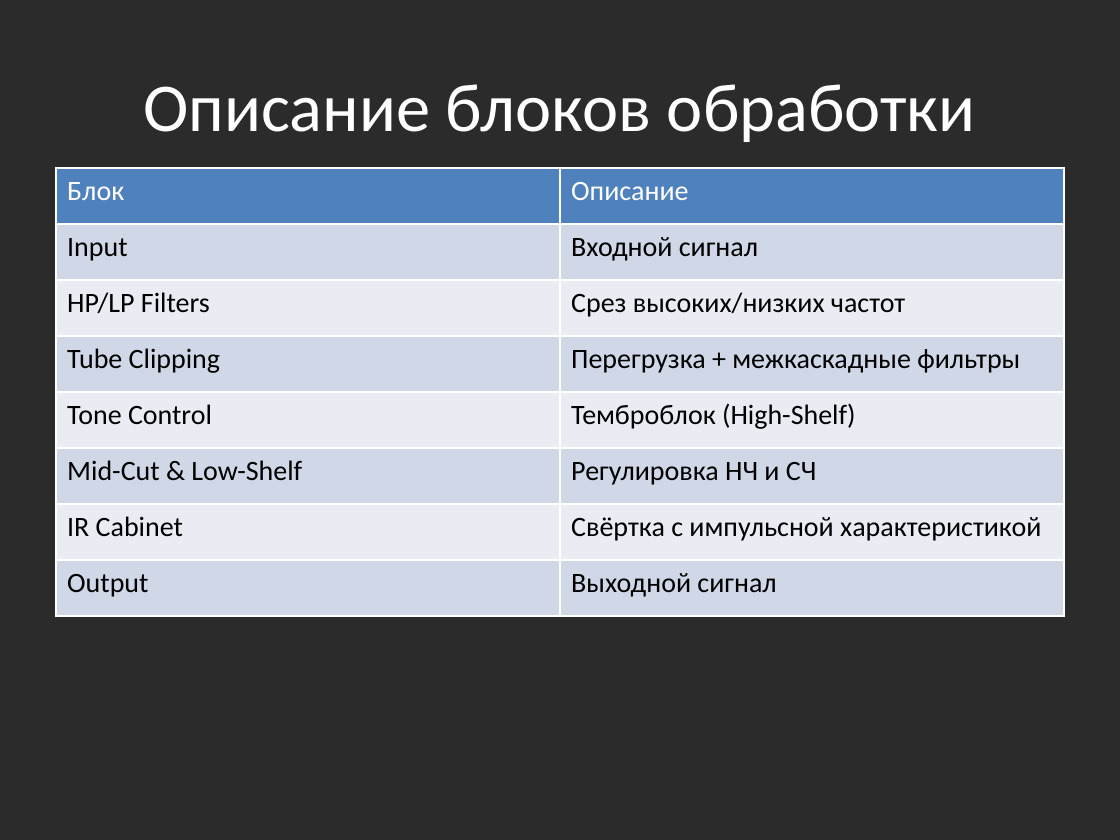
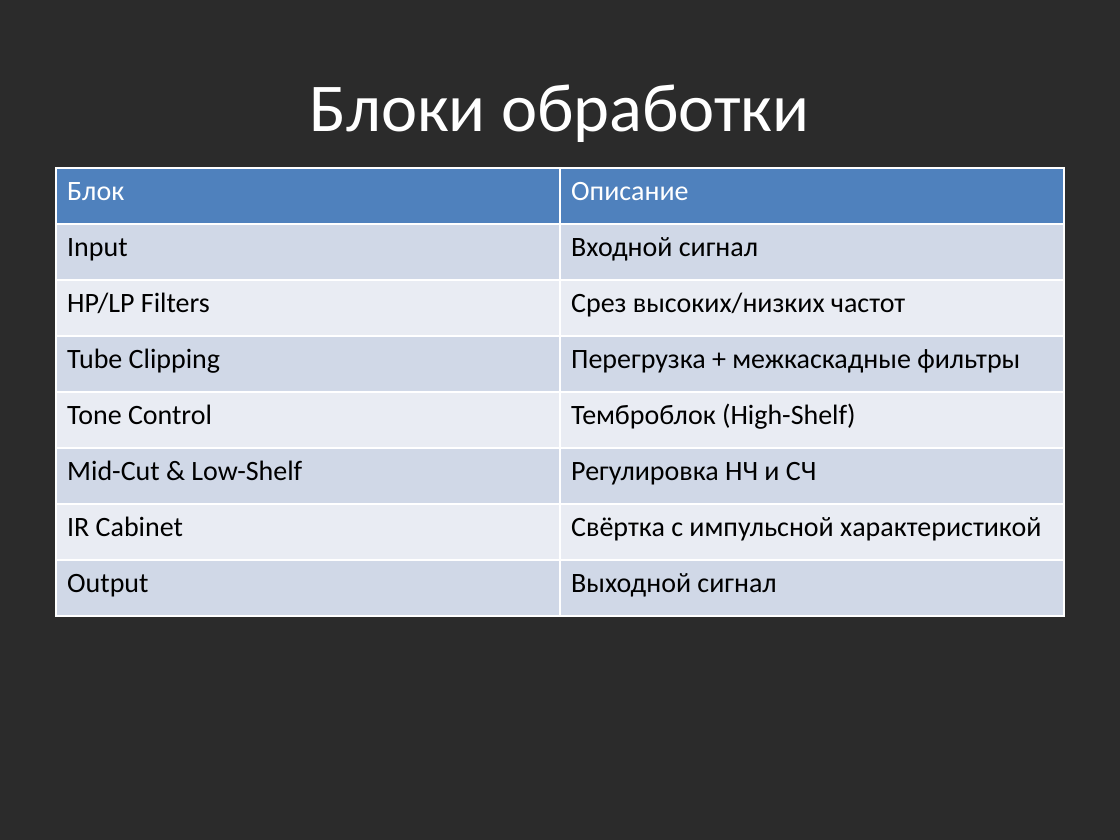
Before and after one commit to KeHT-B-baGazhHNke/JuceAudioPluginTemplate-main, a slide deck: slide 6 of Guitar_Amp_Emulation.pptx. Drawn at 1120x840 pixels with LibreOffice and Linux fonts; fonts in the diff are those of the drawing; background and template pictures are left out; a plain dark background stands for a picture behind light text. Boxes give left, top, right and bottom in pixels: in the first picture for what was removed or moved away, otherwise in the second. Text is boxed around its words. In the diff, an @@ line names an element or a change of style, - is before the commit and + after.

```diff
--- a/Guitar_Amp_Emulation.pptx
+++ b/Guitar_Amp_Emulation.pptx
@@ title at (309,84,809,142): text changed @@
-Описание блоков обработки
+Блоки обработки
```
Also in this commit, not shown: 2 other slides changed, 1 slide added, 1 slide removed.
